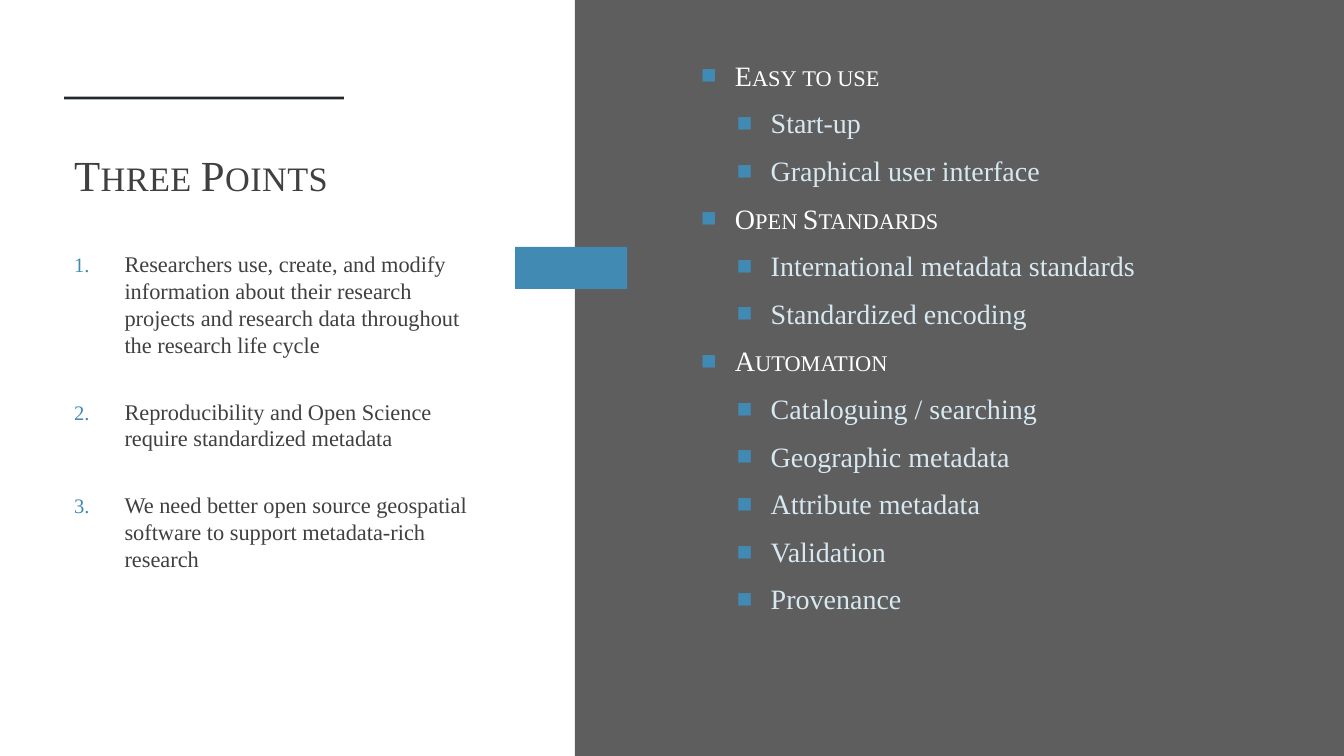
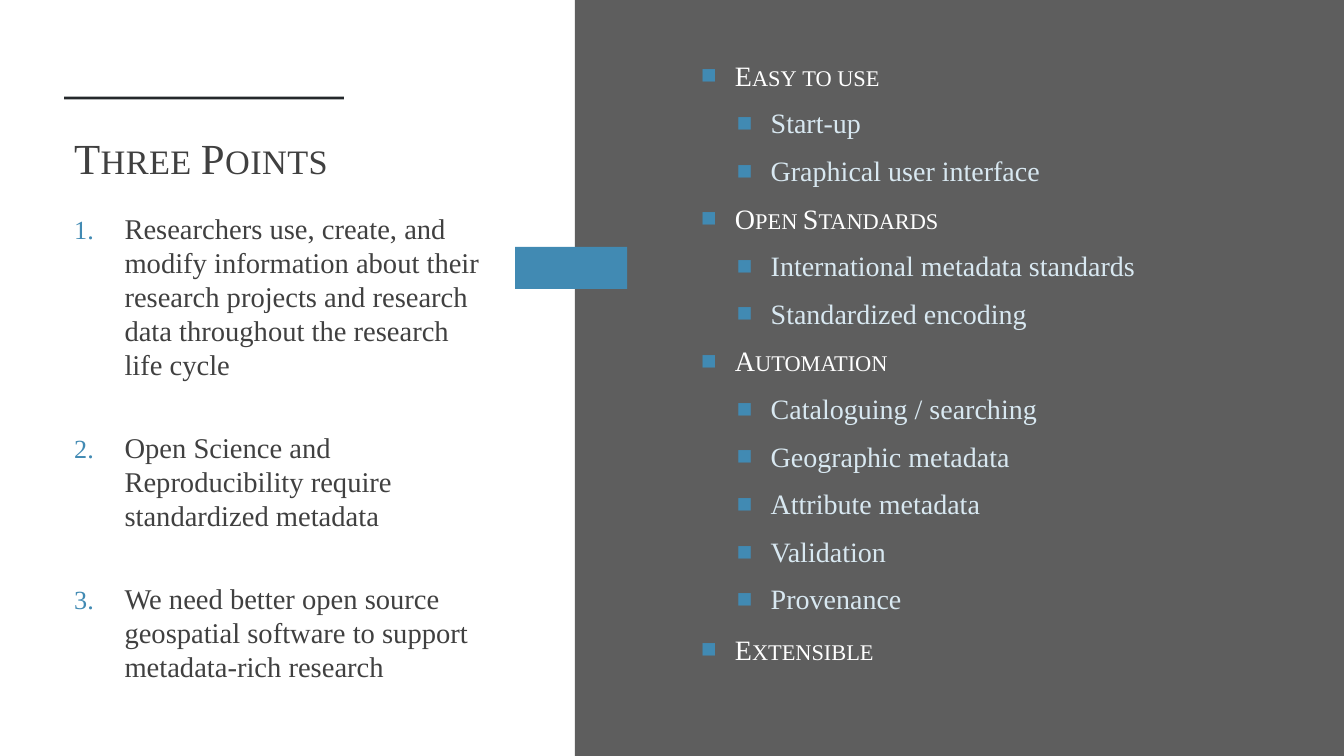
Before and after one commit to HEGSRR/CP-foss4g-2022-metadata, a slide deck: slide 25 of slides/Holler-FOSS4G-2022.pptx (slide 14 before the commit). Drawn at 1344x756 pixels with LibreOffice and Linux fonts; fonts in the diff are those of the drawing. Boxes give left, top, right and bottom in pixels: in the first picture for what was removed or moved away, otherwise in the second. Text is boxed around its words. In the diff, an @@ line names an element or a change of style, - is before the commit and + after.

```diff
--- a/slides/Holler-FOSS4G-2022.pptx
+++ b/slides/Holler-FOSS4G-2022.pptx
@@ text at (x1=771, y1=71, x2=1135, y2=609): paragraph added @@
+■ Extensible
@@ title "Three Points" moved from (x1=65, y1=144, x2=490, y2=206) to (x1=65, y1=127, x2=490, y2=189) @@
@@ text "Researchers use, create, and modify ..." moved from (x1=125, y1=256, x2=466, y2=567) to (x1=125, y1=219, x2=479, y2=678) @@
@@ text at (x1=125, y1=219, x2=479, y2=678): size 16 to 20.4 pt in "Researchers use, create, and modify information about ...", "We need better open source geospatial software ..." @@
@@ text at (x1=125, y1=438, x2=392, y2=527): text changed; size 16 to 20.4 pt @@
-2. Reproducibility and Open Science require standardized metadata
+2. Open Science and Reproducibility require standardized metadata
```
Also in this commit, not shown: 9 other slides changed, 12 slides added, 1 slide removed, 2 other files.
